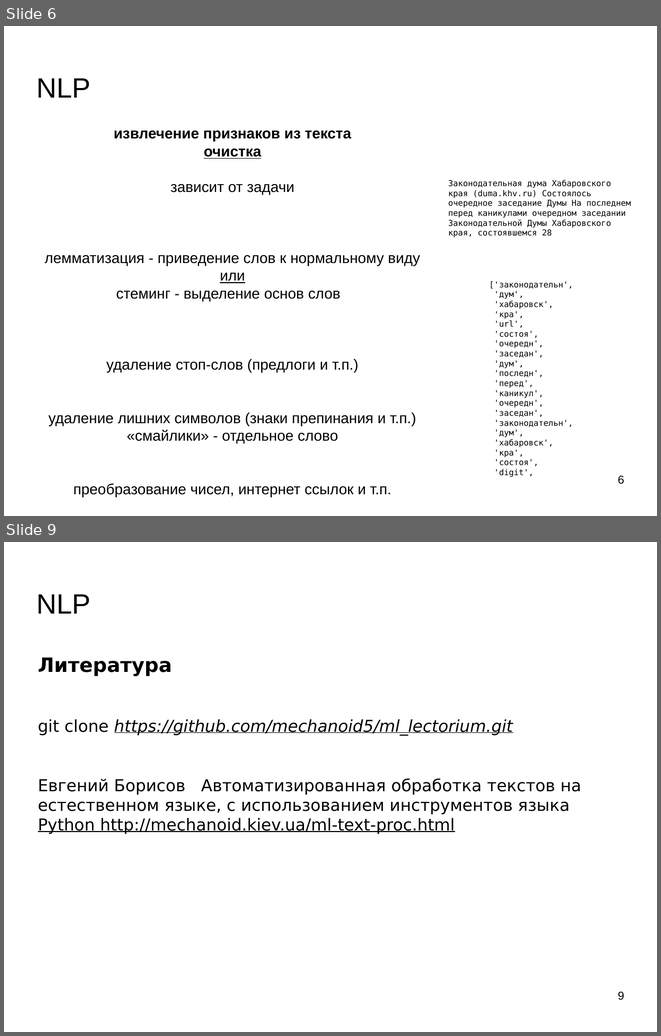
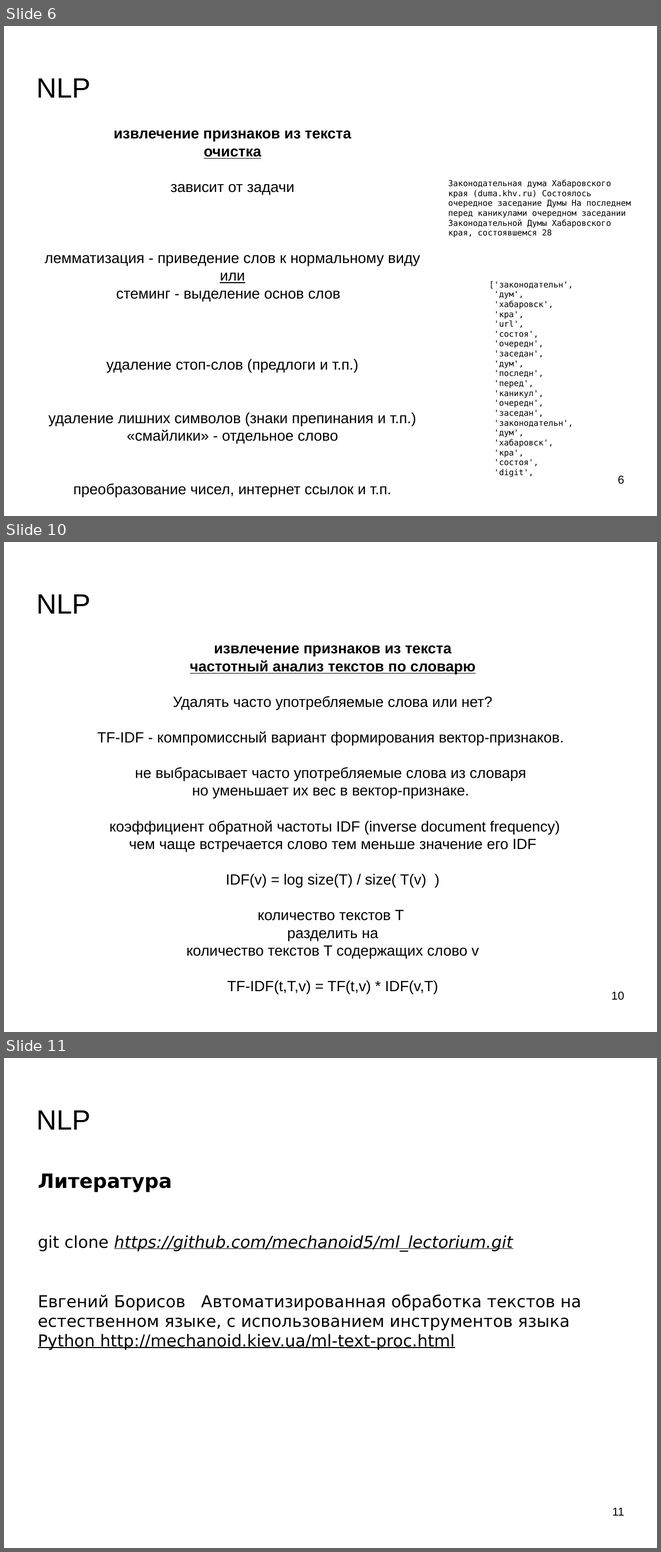
Before and after one commit to mechanoid5/ml_lectorium_legacy, a slide deck: 13-text-proc.odp. Shown one above the other, each under a label of ours: slides 6 and 9 before the commit, slides 6, 10 and 11 after it; the slides between them are not shown. The pictures are 661x1036 and 661x1552 pixels, drawn with LibreOffice and Linux fonts; fonts in the diff are those of the drawing; background and template pictures are left out. Boxes give left, top, right and bottom in pixels: in the first picture for what was removed or moved away, otherwise in the second. Text is boxed around its words. In the diff, an @@ line names an element or a change of style, - is before the commit and + after.

```diff
--- a/13-text-proc.odp
+++ b/13-text-proc.odp
@@ slide 10 added at [4,542,657,1032], background picture (left out) @@
@@ title added at [37,594,91,614], 33.9 pt, text #000000 @@
+NLP
@@ text added at [97,645,564,994], 18 pt, text #000000 @@
+извлечение признаков из текста
+частотный анализ текстов по словарю
+Удалять часто употребляемые слова или нет?
+TF-IDF - компромиссный вариант формирования вектор-признаков.
+не выбрасывает часто употребляемые слова из словаря
+но уменьшает их вес в вектор-признаке.
+коэффициент обратной частоты IDF (inverse document frequency)
+чем чаще встречается слово тем меньше значение его IDF
+IDF(v) = log size(T) / size( T(v) )
+количество текстов T
+разделить на
+количество текстов T содержащих слово v
+TF-IDF(t,T,v) = TF(t,v) * IDF(v,T)
@@ page number added at [611,991,624,1000], 14 pt, text #000000 @@
+10
@@ what was slide 9 is now slide 11 @@
@@ page number at [612,1507,625,1515]: text changed @@
-9
+11
```
Also in this commit, not shown: 1 slide changed, 2 other slides added, 1 slide removed, 2 other files.
